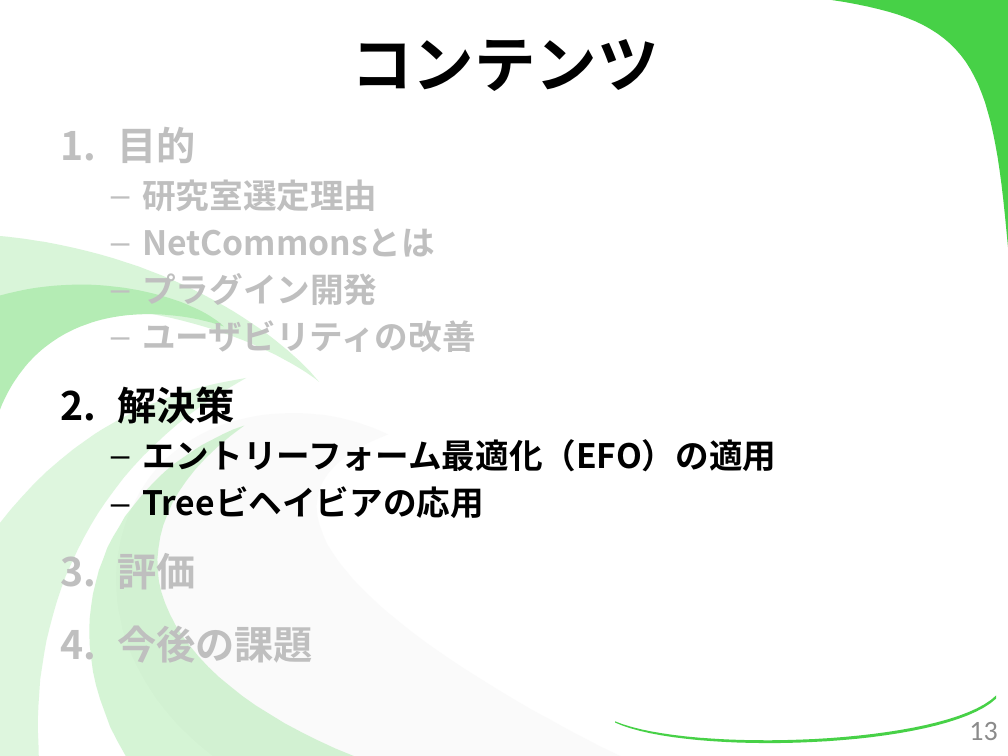
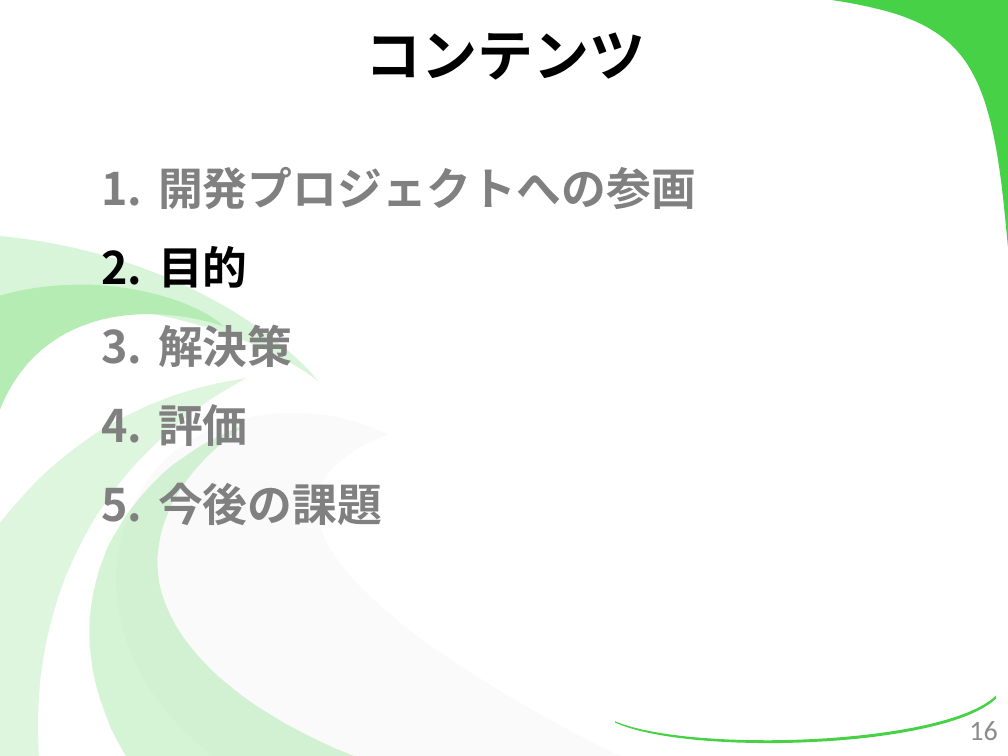
Before and after one commit to kotaro0717/Report-Management, a slide deck: slide 16 of 2.最終報告/3.発表資料/報告資料(最終).pptx (slide 13 before the commit). Drawn at 1008x756 pixels with LibreOffice and Linux fonts; fonts in the diff are those of the drawing. Boxes give left, top, right and bottom in pixels: in the first picture for what was removed or moved away, otherwise in the second. Text is boxed around its words. In the diff, an @@ line names an element or a change of style, - is before the commit and + after.

```diff
--- a/2.最終報告/3.発表資料/報告資料(最終).pptx
+++ b/2.最終報告/3.発表資料/報告資料(最終).pptx
@@ title "コンテンツ" at bbox=[365, 32, 645, 80]: size 44 to 40 pt @@
@@ text removed at bbox=[117, 127, 776, 662] @@
-1. 目的
-  – 研究室選定理由
-  – NetCommonsとは
-  – プラグイン開発
-  – ユーザビリティの改善
-2. 解決策
-  – エントリーフォーム最適化（EFO）の適用
-  – Treeビヘイビアの応用
-3. 評価
-4. 今後の課題
@@ text added at bbox=[158, 167, 696, 525], 32 pt, text #808080, bold @@
+1. 開発プロジェクトへの参画
+2. 目的
+3. 解決策
+4. 評価
+5. 今後の課題
@@ page number at bbox=[969, 721, 997, 740]: text changed @@
-13
+16
```
Also in this commit, not shown: 16 other slides changed, 8 slides added, 1 slide removed.
